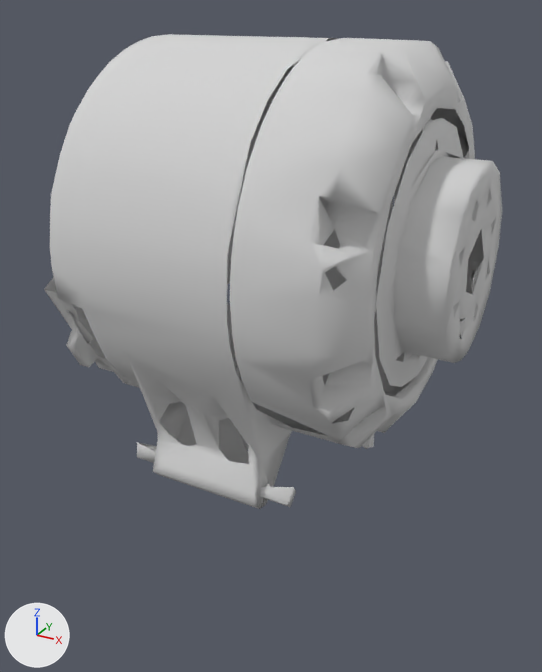
Two versions of the OBJ model urdf/ergoCub/meshes/simmechanics/sim_ecub_1-1_l_shoulder_1.obj, one commit apart.
Both versions are drawn from a 50 mm camera at (55.6, -104.8, 127.8) aimed at (-1.0, -1.9, 76.4). The lights are fixed; the arrows at lower left show +X, +Y and +Z. Where no turn or scale is listed for an object, it has been applied to the vertices.

Objects in the first picture: 'sim_ecub_1-1_l_shoulder_1'.
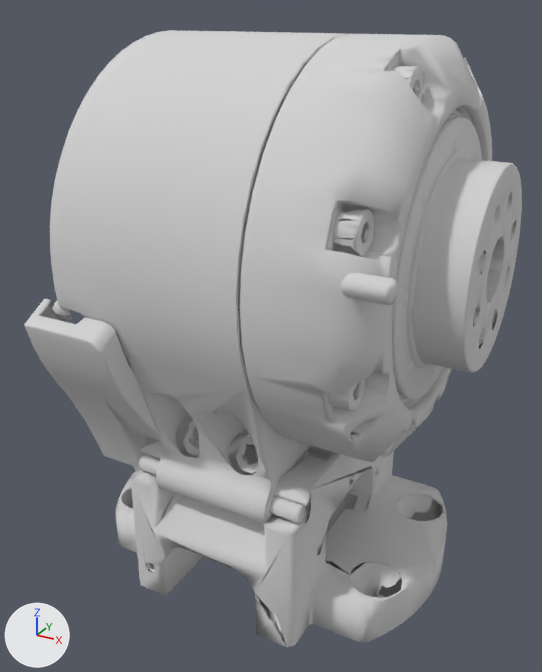
Pixel boxes (x1, y1, x2, y2) of what changed, in the pictures (542 x 672 px):
'sim_ecub_1-1_l_shoulder_1', reshaped (8% wider, 30% taller): before (44, 34, 502, 509); after (25, 30, 522, 647)
part 1 of me_sim_ecub_1_1_l_shoulder_1, rebuilt: before (50, 34, 393, 509); after (50, 30, 373, 524)
part 2 of me_sim_ecub_1_1_l_shoulder_1, rebuilt: before (230, 38, 475, 448); after (240, 34, 492, 462)
part 3 of me_sim_ecub_1_1_l_shoulder_1, rebuilt: before (376, 118, 502, 387); after (392, 117, 522, 399)
part 4 of me_sim_ecub_1_1_l_shoulder_1, deleted: before (67, 118, 432, 507)
part 5 of me_sim_ecub_1_1_l_shoulder_1, built on: before (44, 218, 236, 463); after (25, 58, 476, 647)

Patch to the scene script:
```diff
--- a/urdf/ergoCub/meshes/simmechanics/sim_ecub_1-1_l_shoulder_1.obj.py
+++ b/urdf/ergoCub/meshes/simmechanics/sim_ecub_1-1_l_shoulder_1.obj.py
@@ me_sim_ecub_1_1_l_shoulder_1 @@
 # used by ob_sim_ecub_1_1_l_shoulder_1; location = (0.0, 0.0, 0.0)
-me_sim_ecub_1_1_l_shoulder_1.from_pydata(...)  # 918 vertices, 1459 faces; spans x -33.7..30.7, y -27.3..34.8, z 53.7..123.5
+me_sim_ecub_1_1_l_shoulder_1.from_pydata(...)  # 6139 vertices, 9207 faces; spans x -31.4..34.5, y -34.0..31.0, z 34.5..124.3
+# me_sim_ecub_1_1_l_shoulder_1 part 1: the loose piece of 387 vertices spanning x -33.7..6.2, y -27.3..34.8, z 53.7..123.5 is rebuilt with 1133 vertices and now spans x -29.9..10.0, y -31.0..31.0, z 54.5..124.3
+# me_sim_ecub_1_1_l_shoulder_1 part 2: the loose piece of 274 vertices spanning x 6.8..23.6, y -27.3..34.8, z 61.5..123.5 is rebuilt with 833 vertices and now spans x 10.6..27.3, y -31.0..31.0, z 62.3..124.3
+# me_sim_ecub_1_1_l_shoulder_1 part 3: the loose piece of 147 vertices spanning x 21.3..30.7, y -17.0..24.1, z 71.7..113.0 is rebuilt with 705 vertices and now spans x 25.8..34.5, y -20.5..20.5, z 72.8..113.8
+# me_sim_ecub_1_1_l_shoulder_1 part 4: 7 loose pieces with 42 vertices, spanning x -26.3..22.0, y -24.0..33.2, z 55.5..113.6, are deleted
+# me_sim_ecub_1_1_l_shoulder_1 part 5: 68 vertices removed from x -28.2..-11.4, y -25.6..34.0, z 55.8..96.2; 3468 vertices added at x -31.4..31.0, y -34.0..29.9, z 34.5..121.0
 me_sim_ecub_1_1_l_shoulder_1.materials.append(mat_material_0)
```
